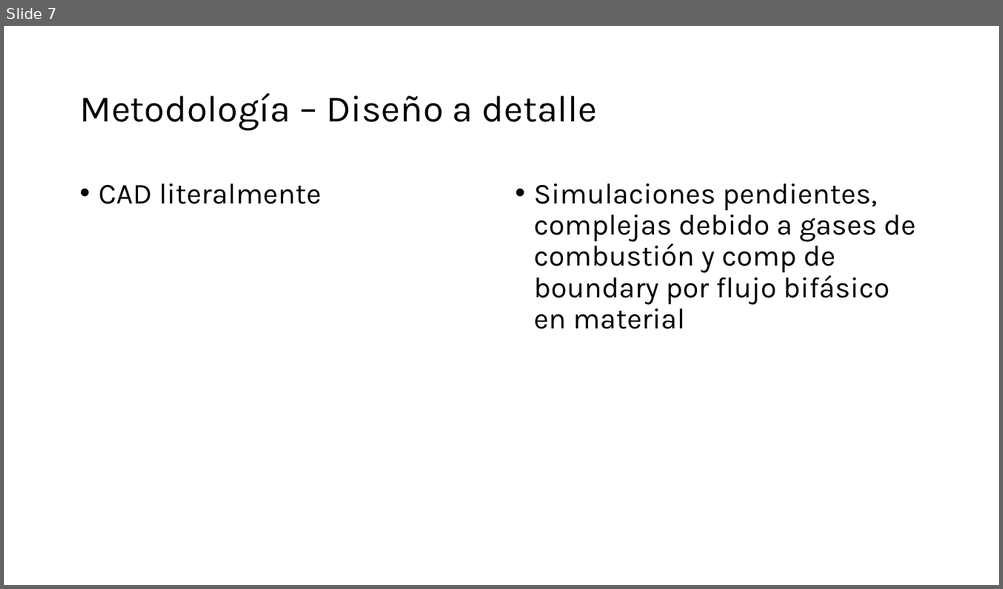
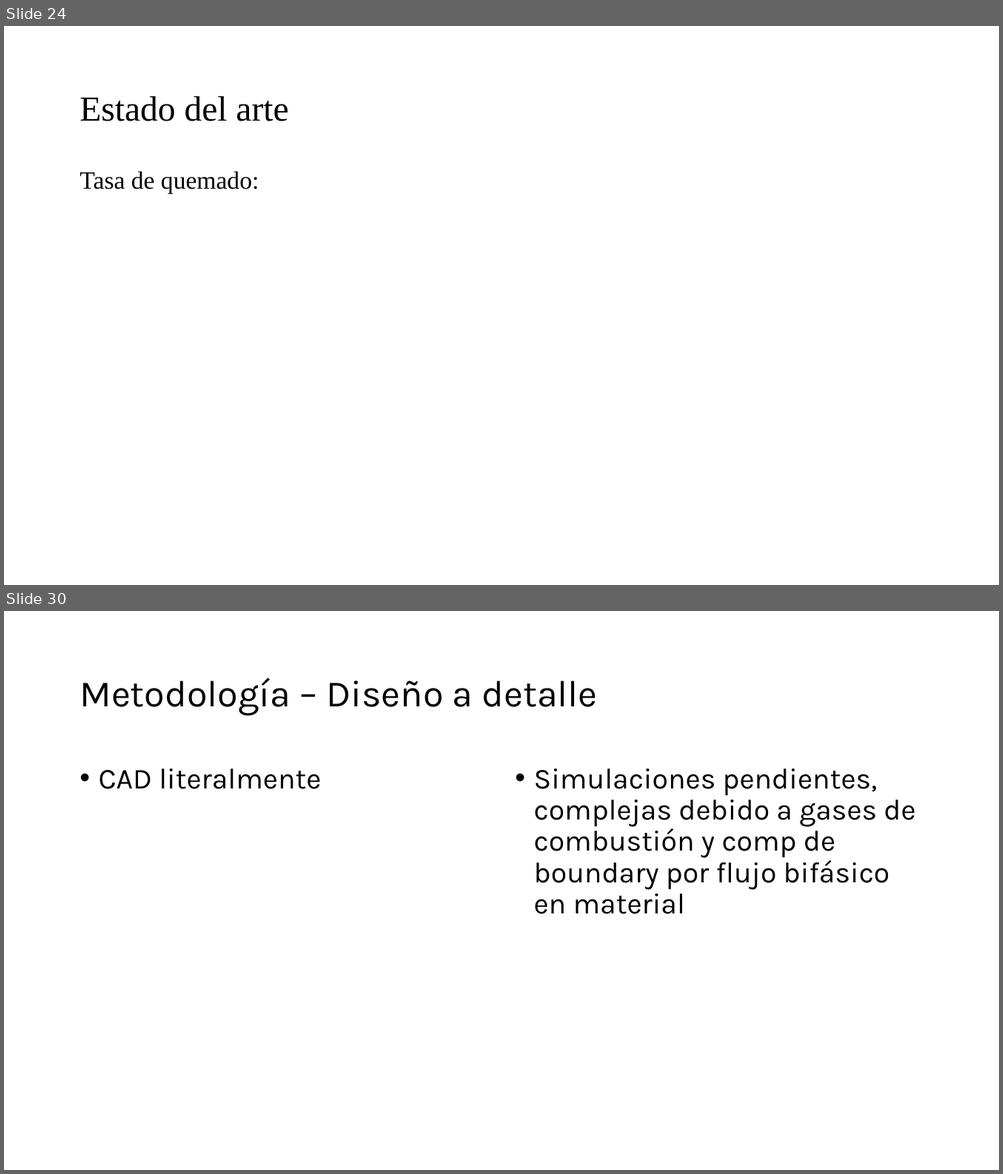
Before and after one commit to Archimedean2345/The-thermal-repository, a slide deck: PFlammam - Lucia V1 rev3/PFlammam - Lucia V1 - technical presentation.pptx. Shown one above the other, each under a label of ours: slide 7 before the commit, slides 24 and 30 after it; the slides between them are not shown. The pictures are 1003x589 and 1003x1174 pixels, drawn with LibreOffice and Linux fonts; fonts in the diff are those of the drawing. Boxes give left, top, right and bottom in pixels: in the first picture for what was removed or moved away, otherwise in the second. Text is boxed around its words. In the diff, an @@ line names an element or a change of style, - is before the commit and + after.

```diff
--- a/PFlammam - Lucia V1 rev3/PFlammam - Lucia V1 - technical presentation.pptx
+++ b/PFlammam - Lucia V1 rev3/PFlammam - Lucia V1 - technical presentation.pptx
@@ slide 24 added at [4,26,999,585], background #FFFFFF @@
@@ title added at [79,96,288,121], 34 pt, text #000000 @@
+Estado del arte
@@ text added at [79,171,259,194], 24 pt, text #000000 @@
+Tasa de quemado:
@@ what was slide 7 is now slide 30 @@
```
Also in this commit, not shown: 4 slides changed, 22 other slides added, 4 other files.
